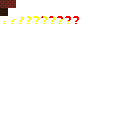
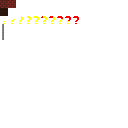
Comparing the layer stacks of the two w=128, h=128 images. Changes:
added group "Elevator" with 1 layers over [2, 24, 4, 40]
added layer "Elevator Door" in group "Elevator" over [2, 24, 4, 40]
